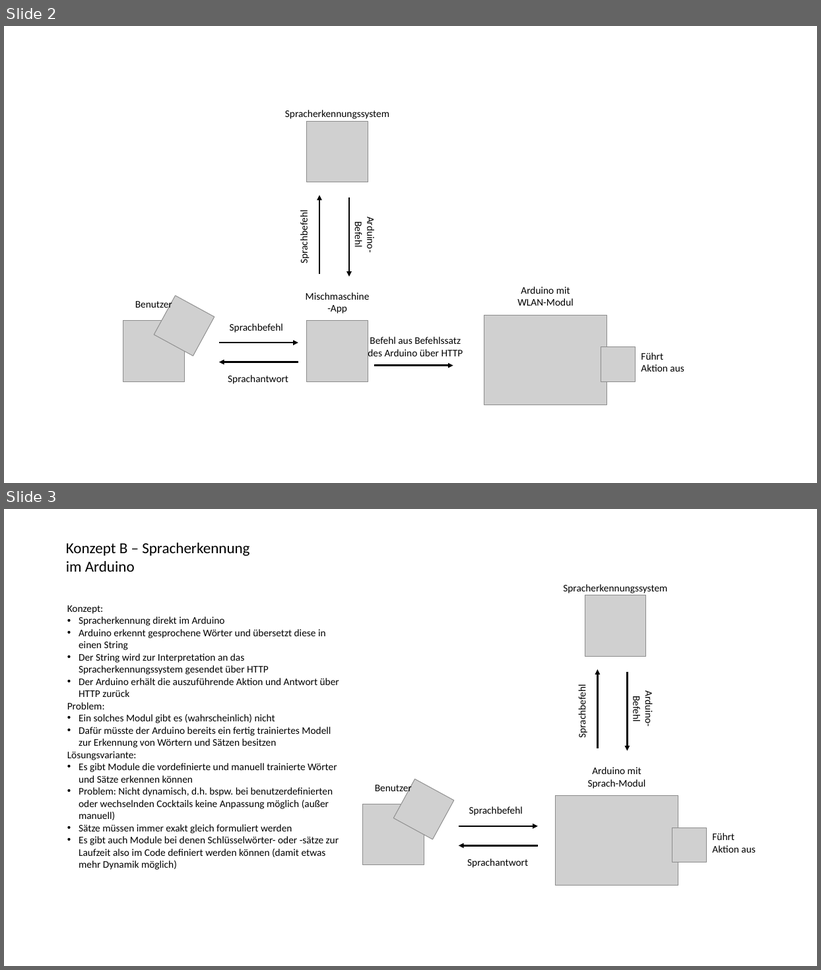
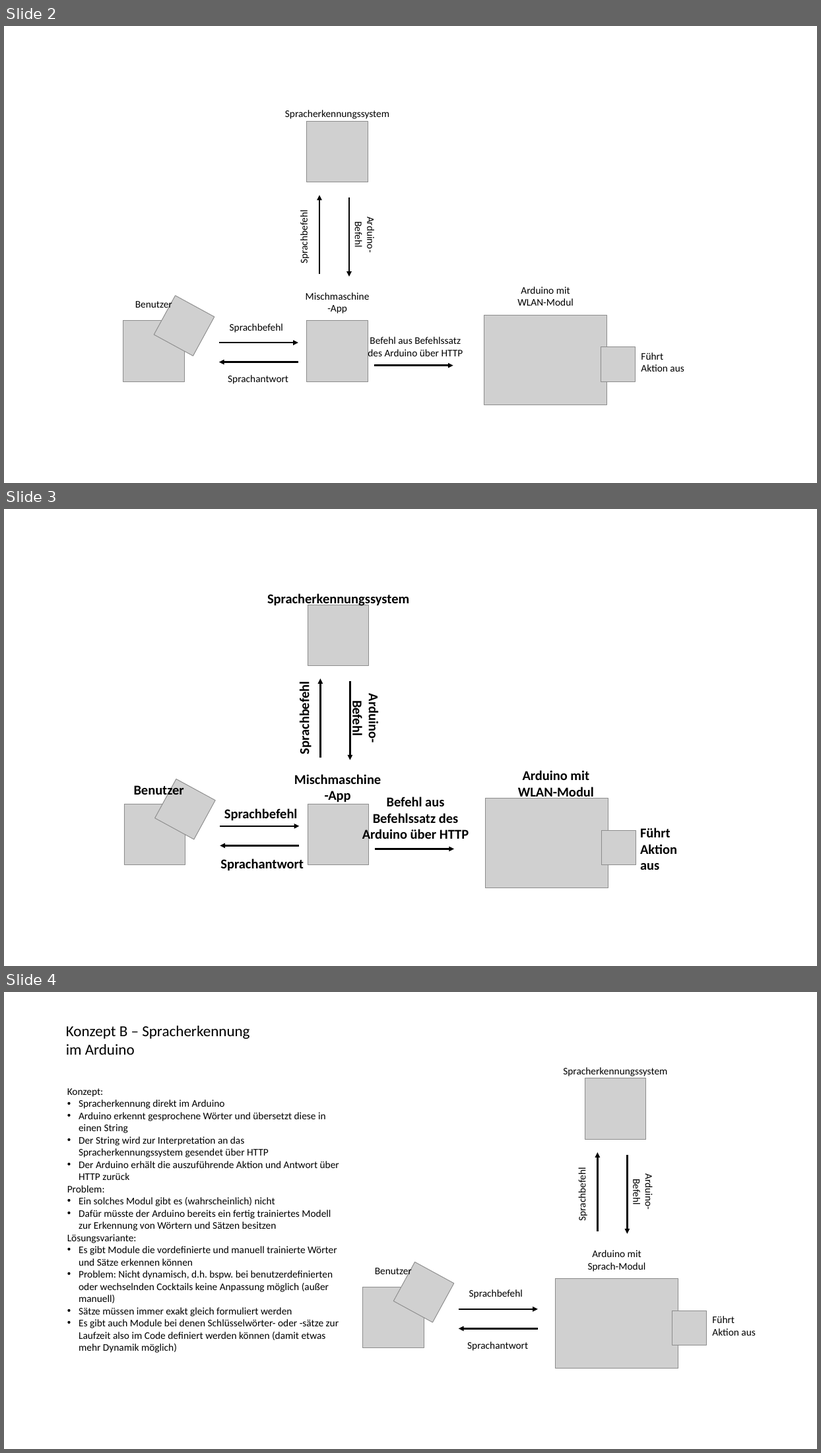
Before and after one commit to fgervasi-cell/Studienarbeit, a slide deck: Konzept_Diagramme/Diagramme.pptx. Shown one above the other, each under a label of ours: slides 2 and 3 before the commit, slides 2, 3 and 4 after it. The pictures are 821x970 and 821x1453 pixels, drawn with LibreOffice and Linux fonts; fonts in the diff are those of the drawing; grey boxes stand for pictures. Boxes give left, top, right and bottom in pixels: in the first picture for what was removed or moved away, otherwise in the second. Text is boxed around its words. In the diff, an @@ line names an element or a change of style, - is before the commit and + after.

```diff
--- a/Konzept_Diagramme/Diagramme.pptx
+++ b/Konzept_Diagramme/Diagramme.pptx
@@ slide 3 added at box(4, 509, 817, 966), background #FFFFFF @@
@@ group added at box(124, 593, 677, 889): 10 texts, 6 pictures, 5 arrows @@
+Mischmaschine-App
+Benutzer
+Arduino mit WLAN-Modul
+Sprachbefehl
+Sprachantwort
+Befehl aus Befehlssatz des Arduino über HTTP
+Führt Aktion aus
+Spracherkennungssystem
+Sprachbefehl
+Arduino-Befehl
@@ what was slide 3 is now slide 4 @@
```
Also in this commit, not shown: 17 other files.
